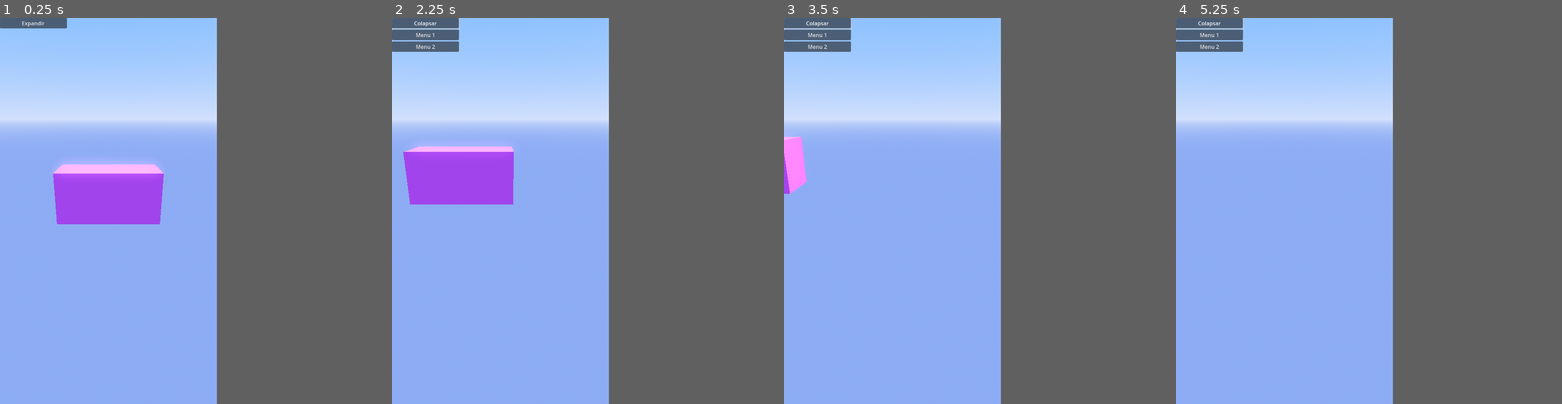
Above: before the commit, frames 1-4 (left to right).
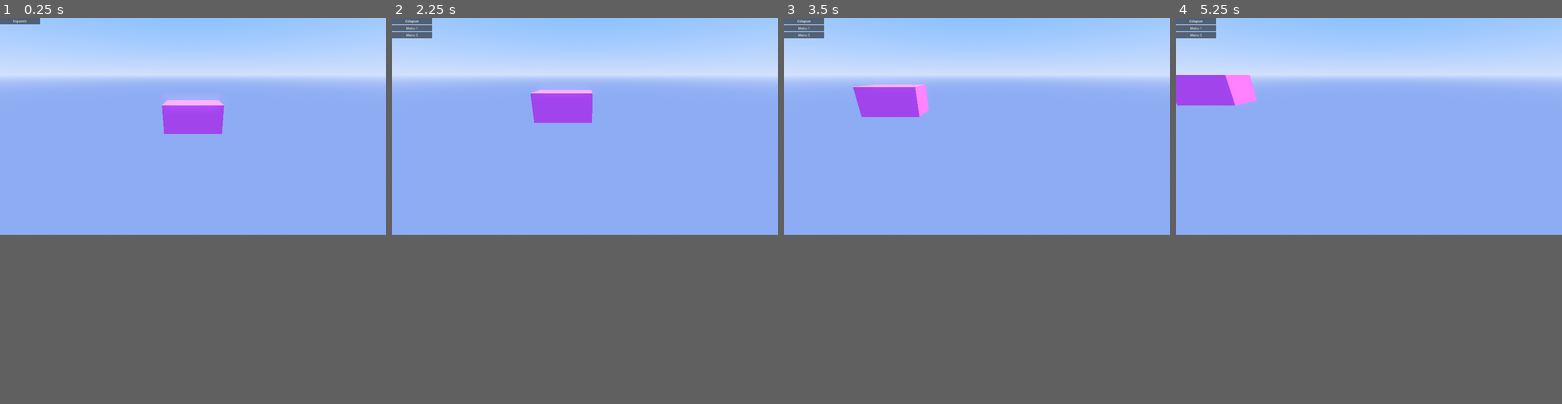
Above: after the commit, the same moments.

Repository: fflores-origin/modeler-3d-godot
Game: Godot game, scene res://scenes/world.tscn
Same seed, same stepped clock (60 frames per second), same inputs: the game is played once before the commit and once after it.
Inputs (mouse positions are in pixels of both pictures, inside the frame that each line leads up to):
- Up to frame 1 (0.25 s): no input
- Up to frame 2 (2.25 s): click "Expandir" at 0.5 s; click "Colapsar" at 1.25 s; tap Enter at 2 s; move the mouse to (546, 191) at 2.02 s; hold D from 2.03 s (still down); tap Q at 2.1 s; click (546, 191) at 2.17 s
- Up to frame 3 (3.5 s): release D at 2.75 s; drag from (849, 230) to (880, 288) at 2.77 s
- Up to frame 4 (5.25 s): tap Space at 3.5 s; move the mouse to (1307, 126) at 3.52 s; hold D 3.53-4.25 s; tap Shift at 3.6 s; drag from (1272, 288) to (1218, 153) at 4.27 s; tap Enter at 5 s; move the mouse to (1349, 268) at 5.02 s; hold A from 5.03 s (still down); tap Q at 5.1 s
In our replay, the window is 449x799 before the commit and 799x449 after it. These sizes can differ from the game's own. Grey fills any space a smaller window leaves; there, only what the larger window draws over its background counts as a difference.

The runs differ from the first frame. In frame 1, 21% of the frame differs, in the area x 0-100%, y 0-54%; in frame 2, 22%, in the area x 0-100%, y 0-49%; in frame 3, 18%; in frame 4, 18%.

Commit message:
export preset web

Diff:
--- a/project.godot
+++ b/project.godot
@@ -13,12 +13,14 @@
 config/name="Sap-app-godot"
 run/main_scene="res://scenes/world.tscn"
 config/features=PackedStringArray("4.2", "Mobile")
+boot_splash/bg_color=Color(0.521124, 0.678243, 0.748302, 1)
 config/icon="res://icon.svg"
+boot_splash/minimum_display_time=20
 
 [display]
 
-window/size/viewport_width=648
-window/size/viewport_height=1152
+window/size/viewport_width=1920
+window/size/viewport_height=1080
 
 [dotnet]
 
@@ -40,3 +42,4 @@
 [rendering]
 
 renderer/rendering_method="mobile"
+textures/vram_compression/import_etc2_astc=true
Not shown, added: export_presets.cfg
